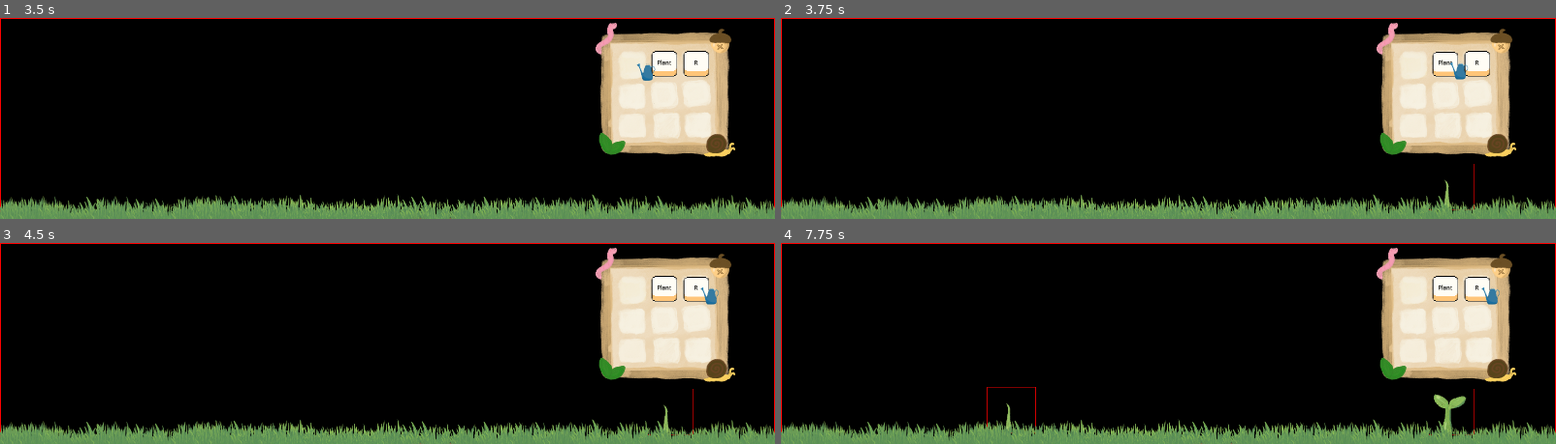
Above: before the commit, frames 1-4 (two rows, left to right).
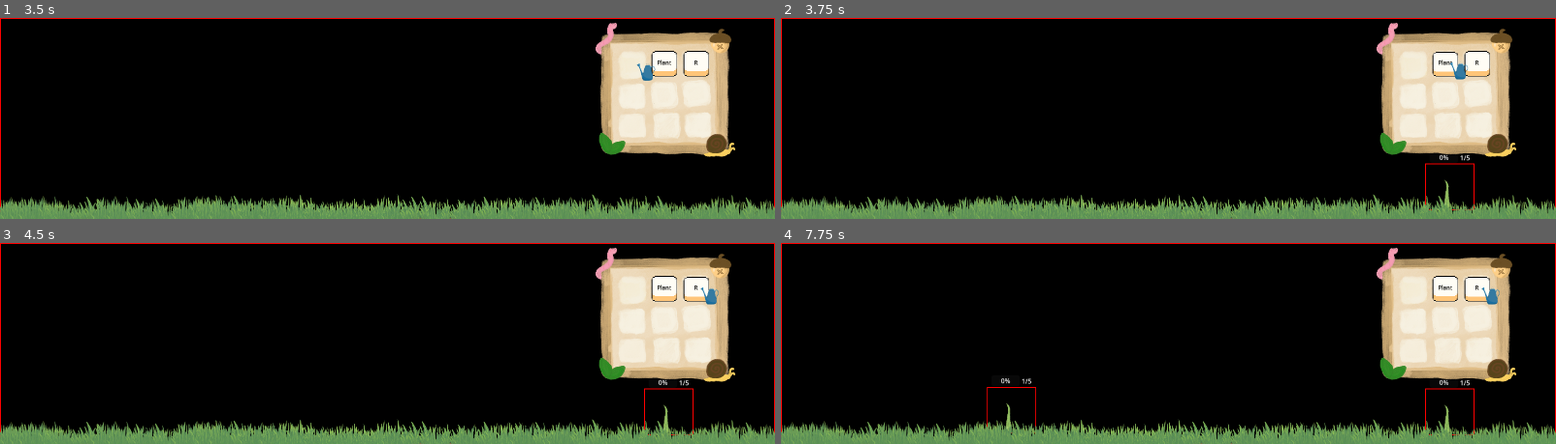
Above: after the commit, the same moments.

Repository: 9er-tom/desktop-forest
Game: Godot game, scene res://main.tscn
The game is run twice, just before and just after one commit, with the same random seed, the same clock (stepped at 60 frames per second) and the same inputs.
Inputs (mouse positions are in pixels of both pictures, inside the frame that each line leads up to):
- Up to frame 1 (3.5 s): click (713, 132) at 0.5 s; click (720, 42) at 1.25 s; click (713, 132) at 2 s; click (635, 64) at 2.75 s
- Up to frame 2 (3.75 s): click "Plant" at 3.5 s
- Up to frame 3 (4.5 s): click "R" at 4.25 s
- Up to frame 4 (7.75 s): click (1501, 267) at 5 s; click (1494, 357) at 5.75 s; click "Plant" at 6.5 s; click "R" at 7.25 s

Frame 1 is identical in both runs. In frame 2, 0.2% of the frame differs, in the area x 83-90%, y 67-96%; in frame 3, 0.2%; in frame 4, 0.5%, in the area x 26-90%, y 67-96%.

Commit message:
plant growth indicator

Diff:
--- a/prefabs/plant.tscn
+++ b/prefabs/plant.tscn
@@ -49,22 +49,39 @@
 offset_bottom = -500.0
 grow_horizontal = 2
 grow_vertical = 2
-scale = Vector2(0.1, 0.1)
 mouse_filter = 1
 mouse_default_cursor_shape = 2
 script = ExtResource("1_bswx0")
 outlineMaterial = SubResource("ShaderMaterial_nb6st")
 
 [node name="AnimatedSprite2D" type="AnimatedSprite2D" parent="."]
+scale = Vector2(0.1, 0.1)
 sprite_frames = SubResource("SpriteFrames_82xsv")
 speed_scale = 0.0
 
 [node name="Timer" type="Timer" parent="."]
 wait_time = 2.0
-autostart = true
 
 [node name="ReferenceRect" type="ReferenceRect" parent="."]
 layout_mode = 0
 mouse_filter = 2
-border_width = 10.0
+border_width = 2.0
 editor_only = false
+
+[node name="ProgressContainer" type="HBoxContainer" parent="."]
+layout_mode = 1
+anchors_preset = 5
+anchor_left = 0.5
+anchor_right = 0.5
+offset_left = -50.0
+offset_right = 50.0
+offset_bottom = 30.0
+grow_horizontal = 2
+
+[node name="ProgressBar" type="ProgressBar" parent="ProgressContainer"]
+layout_mode = 2
+size_flags_horizontal = 3
+
+[node name="Label" type="Label" parent="ProgressContainer"]
+layout_mode = 2
+text = "5/5"
--- a/scripts/plant.gd
+++ b/scripts/plant.gd
@@ -1,29 +1,56 @@
+@tool
 extends Control
 class_name Plant
 
 @export var outlineMaterial: ShaderMaterial
-
+@export var growthStageTime := 1.0 # seconds per growth stage
 @onready var sprite := $AnimatedSprite2D
 
+@onready var growthStages: int = sprite.sprite_frames.get_frame_count(sprite.animation)
+var currentGrowthStage := 1
+var isWatered := false
+
+
+func _process(_delta: float) -> void:
+	if (isWatered):
+		$"ProgressContainer/ProgressBar".value = growthStageTime - $Timer.time_left
+
 func _ready() -> void:
-	var spriteSize = sprite.sprite_frames.get_frame_texture(sprite.animation, sprite.frame).get_size()
+	var spriteSize = sprite.sprite_frames.get_frame_texture(sprite.animation, sprite.frame).get_size() * sprite.scale
 	sprite.position = Vector2(spriteSize.x / 2, spriteSize.y / 2)
 
 	size = Vector2(spriteSize.x, spriteSize.y)
 	$ReferenceRect.size = size
 
+	_setup_progress_bar()
+
+	#gui_input
+	$Timer.wait_time = growthStageTime
 	$Timer.timeout.connect(_on_timer_timeout)
-
 	mouse_entered.connect(_on_mouse_enter)
 	mouse_exited.connect(_on_mouse_exit)
 
+func _setup_progress_bar() -> void:
+	$ProgressContainer.position.y -= 30
+	$"ProgressContainer/Label".text = "{curr}/{max}".format({"curr": currentGrowthStage, "max": growthStages})
+	$"ProgressContainer/ProgressBar".max_value = growthStageTime
+
 func _on_timer_timeout() -> void:
-	if sprite.frame_progress == 1:
-		$Timer.stop()
 	sprite.frame += 1
+	currentGrowthStage += 1
+	isWatered = false
+	$"ProgressContainer/ProgressBar".value = 0.0
+	$"ProgressContainer/Label".text = "{curr}/{max}".format({"curr": currentGrowthStage, "max": growthStages})
+	$Timer.stop()
 
 func _on_mouse_enter() -> void:
 	sprite.material = outlineMaterial
+	waterPlant() # todo remove this
 
 func _on_mouse_exit() -> void:
 	sprite.material = null
+
+func waterPlant() -> void:
+	isWatered = true
+	if currentGrowthStage != growthStages:
+		$Timer.start()
